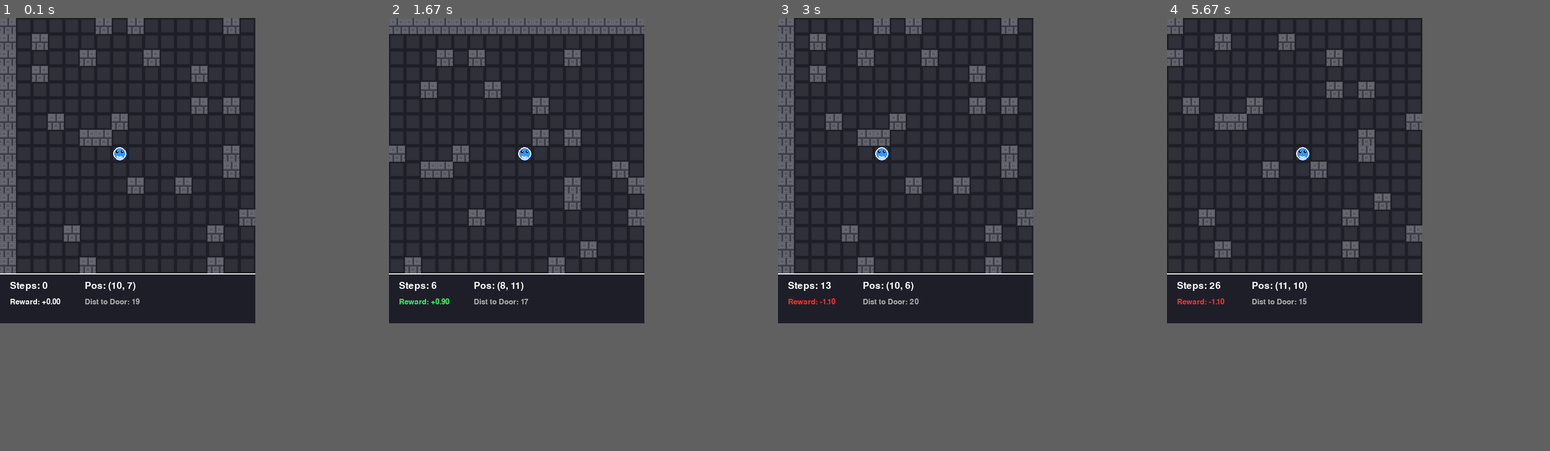
Above: before the commit, frames 1-4 (left to right).
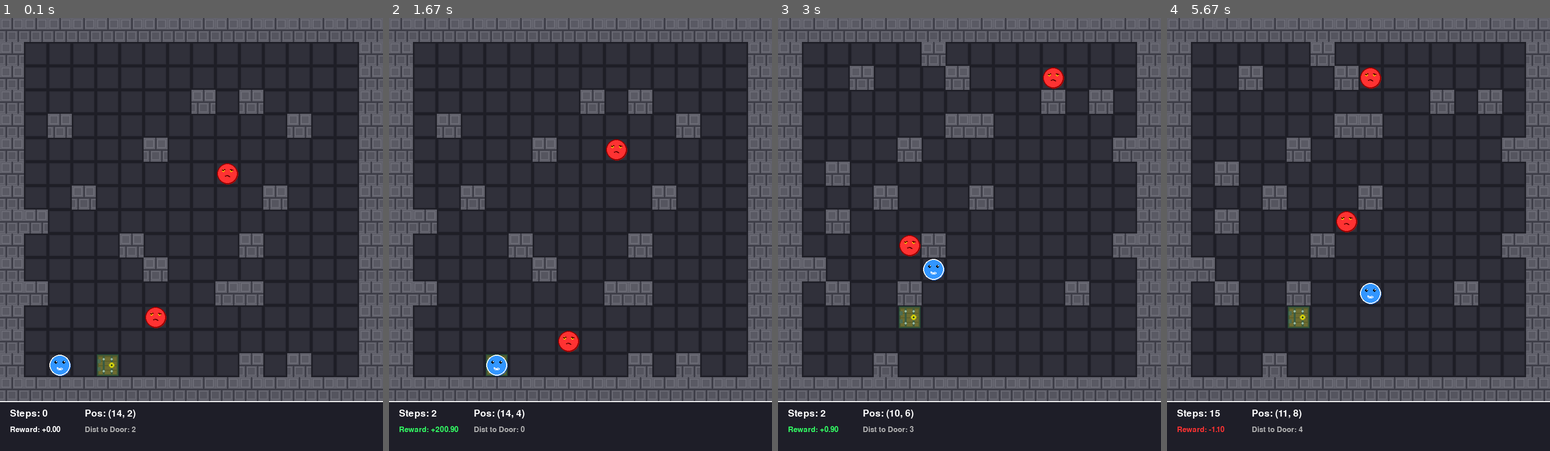
Above: after the commit, the same moments.

Repository: Ibonarambarri/dungeon-crawler-rl
Game: pygame game, started from demo_pygame.py
The game is run twice, just before and just after one commit, with the same random seed, the same clock (stepped at 60 frames per second) and the same inputs.
Inputs:
- Up to frame 1 (0.1 s): no input
- Up to frame 2 (1.67 s): hold Right 0.33-0.8 s; hold Up 0.83-1.13 s; hold Right 1.17-1.63 s
- Up to frame 3 (3 s): hold Left 1.67-2.2 s; hold Down 2.23-2.53 s; hold Left 2.57-2.97 s
- Up to frame 4 (5.67 s): hold Up 3-3.37 s; hold Right 3.4-4.03 s; hold Down 4.07-4.43 s; hold Left 4.47-4.93 s; hold Right 4.97-5.43 s; hold Up from 5.47 s (still down)
In our replay, the window is 512x612 before the commit and 768x868 after it. These sizes can differ from the game's own. Grey fills any space a smaller window leaves; there, only what the larger window draws over its background counts as a difference.

The runs differ from the first frame. In frame 1, 25% of the frame differs, in the area x 0-100%, y 0-96%; in frame 2, 25%; in frame 3, 27%; in frame 4, 27%.

Commit message:
mejoras de ui,tablero 16x16, enemigos

Diff:
--- a/demo_pygame.py
+++ b/demo_pygame.py
@@ -56,7 +56,7 @@
         model_path: Optional[str] = None,
         manual_mode: bool = True,
         fps: int = 10,
-        grid_size: int = 32
+        grid_size: int = 16
     ):
         """
         Initialize the demo.
@@ -426,8 +426,8 @@
     parser.add_argument(
         '--grid-size',
         type=int,
-        default=32,
-        help='Grid size (default: 32, with global vision)'
+        default=16,
+        help='Grid size (default: 16, with global vision)'
     )
 
     args = parser.parse_args()
--- a/environment/dungeon_env.py
+++ b/environment/dungeon_env.py
@@ -1,11 +1,11 @@
 """
-Dungeon Crawler RL Environment - 32×32 with Global Vision
+Dungeon Crawler RL Environment - 16×16 with Global Vision
 
 A custom Gymnasium environment for navigation with full observability.
 
 Features:
-- 32×32 grid with randomly placed interior walls (10% density)
-- Agent with GLOBAL vision (sees entire 32×32 grid)
+- 16×16 grid with randomly placed interior walls (10% density)
+- Agent with GLOBAL vision (sees entire 16×16 grid)
 - 2 mobile enemies with random movement (instant death on contact)
 - Door/exit objective
 - Wall generation with guaranteed path to door (BFS validation)
@@ -19,8 +19,8 @@
   * Step penalty: -0.1 (always applied)
 
 State Space:
-- Global view: Full 32×32 grid
-- State encoding: Agent position (30×30) × Door position (30×30) = 810,000 states
+- Global view: Full 16×16 grid
+- State encoding: Agent position (14×14) × Door position (14×14) = 38,416 states
 - Full observability makes learning easier
 
 Action Space (4 movements):
@@ -73,7 +73,7 @@
         self,
         render_mode: Optional[str] = None,
         max_steps: int = 300,
-        grid_size: int = 32,
+        grid_size: int = 16,
         wall_density: float = 0.10,
         wall_collision_penalty: float = -1.0
     ):
@@ -83,7 +83,7 @@
         Args:
             render_mode: Rendering mode ('human', 'ansi', 'pygame', or None)
             max_steps: Maximum steps per episode (default: 300)
-            grid_size: Size of the square grid (default: 32)
+            grid_size: Size of the square grid (default: 16)
             wall_density: Probability of wall placement (0.0-1.0, default: 0.10)
             wall_collision_penalty: Penalty for attempting to move into a wall (default: -1.0)
         """
@@ -102,7 +102,7 @@
                 from environment.render_pygame import PyGameRenderer
                 self.pygame_renderer = PyGameRenderer(
                     grid_size=grid_size,
-                    cell_size=32,  # 32px cells for 16×16 viewport (512×612 window)
+                    cell_size=48,  # 48px cells for 16×16 full grid (768×868 window)
                     fps=self.metadata['render_fps']
                 )
             except ImportError:
--- a/environment/render_pygame.py
+++ b/environment/render_pygame.py
@@ -1,11 +1,11 @@
 """
-PyGame Renderer for Dungeon Crawler - 32×32 with Global Vision
-
-Renders the 32×32 dungeon with camera system centered on agent.
+PyGame Renderer for Dungeon Crawler - 16×16 with Global Vision
+
+Renders the entire 16×16 dungeon on screen without camera movement.
 Features:
-- Camera system following the agent (shows viewport of full grid)
-- Agent has GLOBAL vision (sees entire 32×32 grid)
-- Camera viewport shows portion around agent for rendering
+- Shows full 16×16 grid at all times (no camera following)
+- Agent has GLOBAL vision (sees entire 16×16 grid)
+- All tiles visible simultaneously for better gameplay
 - Enemy sprites with distinct appearance
 - Smooth rendering with proper layering
 """
@@ -18,12 +18,12 @@
 
 class PyGameRenderer:
     """
-    PyGame renderer for 32×32 dungeon with global vision.
+    PyGame renderer for 16×16 dungeon with global vision.
 
     Features:
-    - Camera system centered on agent showing viewport of grid
-    - Agent has GLOBAL vision (sees entire 32×32 grid, not just viewport)
-    - Viewport shows 16×16 tiles around agent for comfortable display
+    - Shows entire 16×16 grid without camera movement
+    - Agent has GLOBAL vision (sees entire 16×16 grid)
+    - All tiles visible at all times for better overview
     - Simple sprites for agent, door, and enemies
     - UI showing stats and information
 
@@ -40,13 +40,13 @@
     COLOR_UI_BG = (30, 30, 40)
     COLOR_VISION = (100, 200, 255, 60)   # Semi-transparent blue for vision overlay
 
-    def __init__(self, grid_size: int = 32, cell_size: int = 32, fps: int = 10):
-        """
-        Initialize the PyGame renderer with camera system.
+    def __init__(self, grid_size: int = 16, cell_size: int = 48, fps: int = 10):
+        """
+        Initialize the PyGame renderer to show full grid.
 
         Args:
-            grid_size: Size of the full game grid (default: 32)
-            cell_size: Size of each cell in pixels (default: 32 for comfortable view)
+            grid_size: Size of the full game grid (default: 16)
+            cell_size: Size of each cell in pixels (default: 48 for comfortable view)
             fps: Target frames per second (default: 10)
         """
         pygame.init()
@@ -55,13 +55,9 @@
         self.cell_size = cell_size
         self.fps = fps
 
-        # Camera viewport size (show 16×16 tiles centered on agent)
-        self.viewport_tiles_width = 16
-        self.viewport_tiles_height = 16
-
-        # Calculate window size based on viewport
-        self.game_width = self.viewport_tiles_width * cell_size
-        self.game_height = self.viewport_tiles_height * cell_size
+        # Calculate window size based on full grid (no viewport)
+        self.game_width = grid_size * cell_size
+        self.game_height = grid_size * cell_size
 
         # UI dimensions
         self.ui_height = 100
@@ -70,13 +66,9 @@
         self.window_width = self.game_width
         self.window_height = self.game_height + self.ui_height
 
-        # Create window (512×612 for 16×16 viewport with 32px cells)
+        # Create window (768×868 for 16×16 full grid with 48px cells)
         self.screen = pygame.display.set_mode((self.window_width, self.window_height))
-        pygame.display.set_caption("Dungeon Crawler RL - 32×32 (Global Vision, Camera View)")
-
-        # Camera position (top-left of viewport in grid coordinates)
-        self.camera_x = 0
-        self.camera_y = 0
+        pygame.display.set_caption("Dungeon Crawler RL - 16×16 (Full Grid View)")
 
         # Clock for FPS
         self.clock = pygame.time.Clock()
@@ -342,28 +334,10 @@
         pygame.display.flip()
         self.clock.tick(self.fps)
 
-    def _update_camera(self, agent_pos: Tuple[int, int]):
-        """
-        Update camera position to center on agent.
-
-        Args:
-            agent_pos: (y, x) position of agent
-        """
-        agent_y, agent_x = agent_pos
-
-        # Center camera on agent
-        self.camera_x = agent_x - self.viewport_tiles_width // 2
-        self.camera_y = agent_y - self.viewport_tiles_height // 2
-
-        # Clamp camera to grid bounds
-        self.camera_x = max(0, min(self.camera_x, self.grid_size - self.viewport_tiles_width))
-        self.camera_y = max(0, min(self.camera_y, self.grid_size - self.viewport_tiles_height))
-
     def _render_game_view(self, env_state: Dict[str, Any]):
         """
-        Render the game grid with camera viewport centered on agent.
-        Note: Agent has GLOBAL vision (sees entire 32×32 grid),
-        but we only RENDER a 16×16 viewport for display.
+        Render the entire game grid (full 16×16).
+        No camera movement - all tiles are always visible.
 
         Args:
             env_state: Current environment state
@@ -373,21 +347,12 @@
         if grid is None or agent_pos is None:
             return
 
-        # Update camera to follow agent
-        self._update_camera(agent_pos)
-
-        # Calculate viewport bounds in grid coordinates
-        viewport_start_x = int(self.camera_x)
-        viewport_start_y = int(self.camera_y)
-        viewport_end_x = min(viewport_start_x + self.viewport_tiles_width, self.grid_size)
-        viewport_end_y = min(viewport_start_y + self.viewport_tiles_height, self.grid_size)
-
-        # Render tiles within viewport
-        for grid_y in range(viewport_start_y, viewport_end_y):
-            for grid_x in range(viewport_start_x, viewport_end_x):
-                # Screen position (relative to viewport)
-                screen_x = (grid_x - viewport_start_x) * self.cell_size
-                screen_y = (grid_y - viewport_start_y) * self.cell_size
+        # Render all tiles in the grid
+        for grid_y in range(self.grid_size):
+            for grid_x in range(self.grid_size):
+                # Screen position (direct mapping, no camera offset)
+                screen_x = grid_x * self.cell_size
+                screen_y = grid_y * self.cell_size
 
                 # Render tile (wall or floor)
                 if grid[grid_y, grid_x] == 1:  # Wall
@@ -395,46 +360,26 @@
                 else:  # Floor
                     self.screen.blit(self.sprites['floor'], (screen_x, screen_y))
 
-        # Render door (if in viewport)
+        # Render door
         door_pos = env_state.get('door_pos')
-        if door_pos is not None and self._is_in_viewport(door_pos):
-            self._render_entity_viewport(door_pos, 'door')
-
-        # Render enemies (if in viewport)
+        if door_pos is not None:
+            self._render_entity(door_pos, 'door')
+
+        # Render enemies
         enemy1_pos = env_state.get('enemy1_pos')
-        if enemy1_pos is not None and self._is_in_viewport(enemy1_pos):
-            self._render_entity_viewport(enemy1_pos, 'enemy')
+        if enemy1_pos is not None:
+            self._render_entity(enemy1_pos, 'enemy')
 
         enemy2_pos = env_state.get('enemy2_pos')
-        if enemy2_pos is not None and self._is_in_viewport(enemy2_pos):
-            self._render_entity_viewport(enemy2_pos, 'enemy')
-
-        # Render agent (always on top, if in viewport - should always be visible)
-        if self._is_in_viewport(agent_pos):
-            self._render_entity_viewport(agent_pos, 'agent')
-
-    def _is_in_viewport(self, position: Tuple[int, int]) -> bool:
-        """
-        Check if a position is within the current camera viewport.
-
-        Args:
-            position: (y, x) position in grid coordinates
-
-        Returns:
-            True if position is visible in current viewport
-        """
-        y, x = position
-        viewport_start_x = int(self.camera_x)
-        viewport_start_y = int(self.camera_y)
-        viewport_end_x = viewport_start_x + self.viewport_tiles_width
-        viewport_end_y = viewport_start_y + self.viewport_tiles_height
-
-        return (viewport_start_x <= x < viewport_end_x and
-                viewport_start_y <= y < viewport_end_y)
-
-    def _render_entity_viewport(self, position: Tuple[int, int], sprite_name: str):
-        """
-        Render an entity at a given position relative to viewport.
+        if enemy2_pos is not None:
+            self._render_entity(enemy2_pos, 'enemy')
+
+        # Render agent (always on top)
+        self._render_entity(agent_pos, 'agent')
+
+    def _render_entity(self, position: Tuple[int, int], sprite_name: str):
+        """
+        Render an entity at a given position (full grid, no viewport).
 
         Args:
             position: (y, x) position in grid coordinates
@@ -442,12 +387,9 @@
         """
         y, x = position
 
-        # Convert grid position to screen position (relative to viewport)
-        viewport_start_x = int(self.camera_x)
-        viewport_start_y = int(self.camera_y)
-
-        screen_x = (x - viewport_start_x) * self.cell_size
-        screen_y = (y - viewport_start_y) * self.cell_size
+        # Convert grid position to screen position (direct mapping)
+        screen_x = x * self.cell_size
+        screen_y = y * self.cell_size
 
         self.screen.blit(self.sprites[sprite_name], (screen_x, screen_y))
 
--- a/utils/state_encoder.py
+++ b/utils/state_encoder.py
@@ -1,15 +1,15 @@
 """
-State Encoder Utility - 32×32 Grid with Global Vision
-
-Encodes global 32×32 view observations into single integer states for tabular RL.
+State Encoder Utility - 16×16 Grid with Global Vision
+
+Encodes global 16×16 view observations into single integer states for tabular RL.
 
 State Encoding Strategy (Feature-Based Encoding):
 We use the agent's and door's absolute positions to create unique states:
 
-- Agent position: 900 positions (30×30 interior grid, excluding walls)
-- Door position: 900 positions (30×30 interior grid, excluding walls)
-
-Total state space: 900 × 900 = 810,000 states
+- Agent position: 196 positions (14×14 interior grid, excluding walls)
+- Door position: 196 positions (14×14 interior grid, excluding walls)
+
+Total state space: 196 × 196 = 38,416 states
 
 This encoding includes both agent and door positions, allowing the agent to learn
 optimal policies that depend on where the door is located.
@@ -29,15 +29,15 @@
 
 class StateEncoder:
     """
-    Encodes global 32×32 view observations into integer state indices.
+    Encodes global 16×16 view observations into integer state indices.
 
     Uses both agent and door absolute positions, making each unique combination
     a separate state for tabular RL.
 
     Attributes:
-        grid_size (int): Size of the grid (32×32)
-        interior_size (int): Size of interior (30×30, excluding walls)
-        state_space_size (int): Total state space size (810,000)
+        grid_size (int): Size of the grid (16×16)
+        interior_size (int): Size of interior (14×14, excluding walls)
+        state_space_size (int): Total state space size (38,416)
     """
 
     # Cell type constants (must match dungeon_env.py)
@@ -48,21 +48,21 @@
     CELL_AGENT_ON_DOOR = 4
     CELL_ENEMY = 5
 
-    def __init__(self, grid_size: int = 32):
+    def __init__(self, grid_size: int = 16):
         """
         Initialize the state encoder.
 
         Args:
-            grid_size: Size of the square grid (default: 32)
+            grid_size: Size of the square grid (default: 16)
         """
         self.grid_size = grid_size
 
         # Interior positions (exclude border walls)
-        self.interior_size = grid_size - 2  # 30 for 32×32 grid
-        self.interior_positions = self.interior_size * self.interior_size  # 900
+        self.interior_size = grid_size - 2  # 14 for 16×16 grid
+        self.interior_positions = self.interior_size * self.interior_size  # 196
 
         # State space: agent_pos × door_pos
-        # 900 agent positions × 900 door positions = 810,000 states
+        # 196 agent positions × 196 door positions = 38,416 states
         self.state_space_size = self.interior_positions * self.interior_positions
 
     def _find_agent_position(self, global_view: np.ndarray) -> Tuple[int, int]:
@@ -119,11 +119,11 @@
         Convert absolute (y, x) position to interior grid index.
 
         Args:
-            y: Y coordinate (1-30 for 32×32 grid)
-            x: X coordinate (1-30 for 32×32 grid)
-
-        Returns:
-            Interior index (0-899 for 30×30 interior)
+            y: Y coordinate (1-14 for 16×16 grid)
+            x: X coordinate (1-14 for 16×16 grid)
+
+        Returns:
+            Interior index (0-195 for 14×14 interior)
         """
         # Subtract 1 to convert from absolute to interior coordinates
         interior_y = y - 1
@@ -135,10 +135,10 @@
         Convert interior grid index to absolute (y, x) position.
 
         Args:
-            index: Interior index (0-899)
-
-        Returns:
-            Tuple (y, x) in absolute coordinates (1-30)
+            index: Interior index (0-195)
+
+        Returns:
+            Tuple (y, x) in absolute coordinates (1-14)
         """
         interior_y = index // self.interior_size
         interior_x = index % self.interior_size
@@ -153,16 +153,16 @@
 
         Args:
             observation: Dictionary containing:
-                - global_view: np.array(32, 32) - global view with cell types
+                - global_view: np.array(16, 16) - global view with cell types
             door_pos: Optional explicit door position (y, x). If provided, uses this instead of searching.
 
         Returns:
-            int: Unique state index (0 to 809,999)
+            int: Unique state index (0 to 38,415)
 
         Example:
             >>> encoder = StateEncoder()
             >>> obs = {
-            ...     'global_view': np.array(...),  # 32×32 grid
+            ...     'global_view': np.array(...),  # 16×16 grid
             ... }
             >>> state = encoder.encode(obs)
         """
@@ -181,7 +181,7 @@
         agent_idx = self._position_to_interior_index(agent_y, agent_x)
         door_idx = self._position_to_interior_index(door_y, door_x)
 
-        # Combine into single state: agent_idx * 900 + door_idx
+        # Combine into single state: agent_idx * 196 + door_idx
         state = agent_idx * self.interior_positions + door_idx
 
         # Validate
@@ -197,7 +197,7 @@
         This is the inverse of encode(). Useful for debugging and analysis.
 
         Args:
-            state: Integer state index (0 to 809,999)
+            state: Integer state index (0 to 38,415)
 
         Returns:
             Dictionary with:
@@ -208,7 +208,7 @@
             >>> encoder = StateEncoder()
             >>> features = encoder.decode(1000)
             >>> print(features)
-            {'agent_pos': (2, 11), 'door_pos': (2, 11)}
+            {'agent_pos': (6, 5), 'door_pos': (6, 5)}
         """
         assert 0 <= state < self.state_space_size, \
             f"State {state} out of bounds [0, {self.state_space_size})"
@@ -231,7 +231,7 @@
         Get the total theoretical state space size.
 
         Returns:
-            int: Total number of possible states (810,000)
+            int: Total number of possible states (38,416)
         """
         return self.state_space_size
 
Not shown, removed: CLAUDE.md
